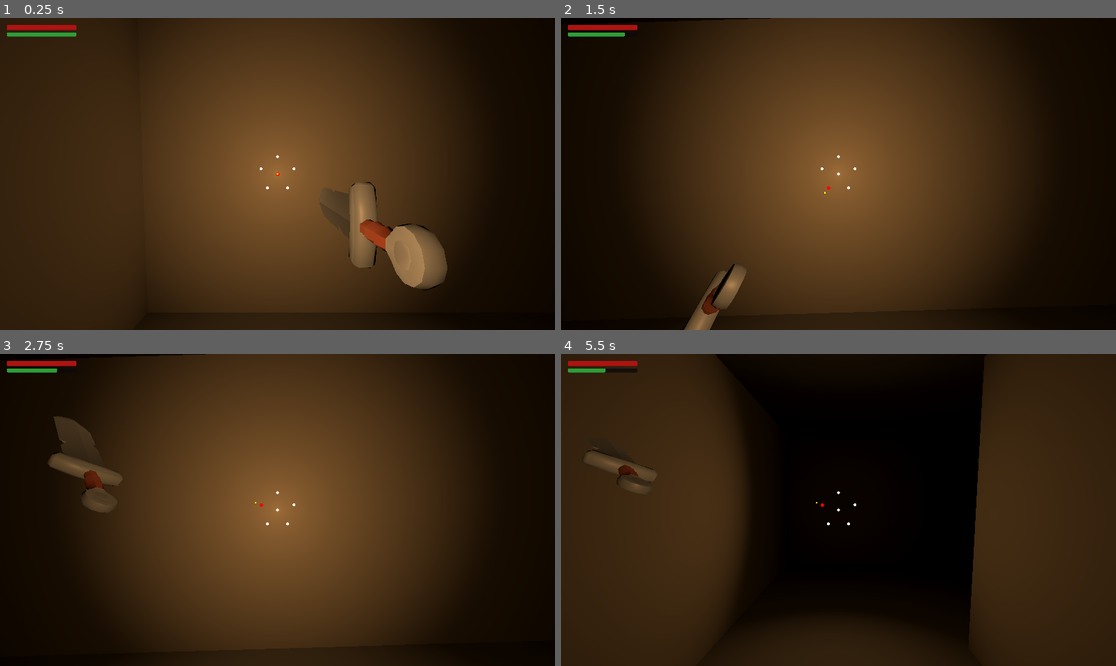
Above: before the commit, frames 1-4 (two rows, left to right).
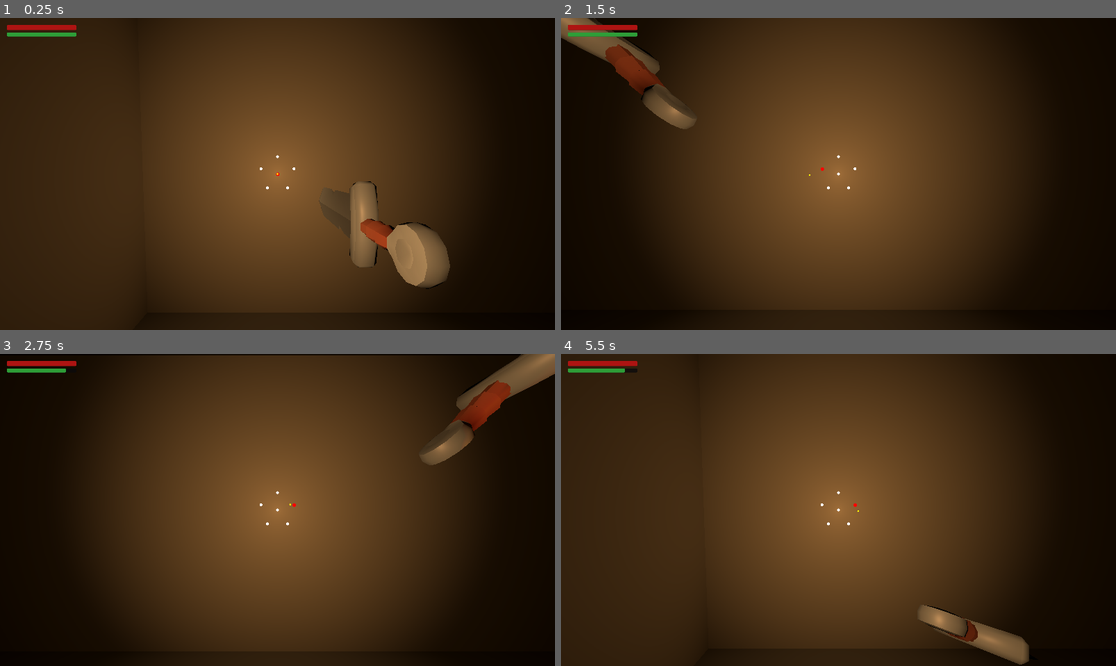
Above: after the commit, the same moments.

Repository: MendelDdS/pdc-godot
Game: Godot game, scene res://scenes/main.tscn
Same seed, same stepped clock (60 frames per second), same inputs: the game is played once before the commit and once after it.
Inputs (mouse positions are in pixels of both pictures, inside the frame that each line leads up to):
- Up to frame 1 (0.25 s): no input
- Up to frame 2 (1.5 s): move the mouse to (866, 174) at 0.52 s; hold D (Right strafe) 0.53-1.28 s; click (866, 174) at 0.6 s; move the mouse to (810, 174) at 1.27 s; hold Down (Back) from 1.28 s (still down); tap Up (Foward) at 1.35 s
- Up to frame 3 (2.75 s): click (249, 510) at 1.55 s; move the mouse to (288, 503) at 2.02 s; release Down (Back) at 2.03 s; hold D (Right strafe) from 2.03 s (still down); click (288, 503) at 2.1 s
- Up to frame 4 (5.5 s): move the mouse to (832, 516) at 2.77 s; right-click (832, 516) at 2.85 s; click (832, 516) at 3.05 s; move the mouse to (877, 513) at 3.52 s; release D (Right strafe) at 3.53 s; hold A (Left strafe) 3.53-5.03 s; click (877, 513) at 3.6 s; move the mouse to (794, 506) at 4.27 s; tap Up (Foward) at 4.35 s; click (794, 506) at 4.55 s; move the mouse to (844, 510) at 5.02 s; hold Down (Back) from 5.03 s (still down); click (844, 510) at 5.1 s

The runs differ from the first frame. In frame 1, 0.5% of the frame differs, in the area x 57-82%, y 52-88%; in frame 2, 3.3%; in frame 3, 4.1%; in frame 4, 58%, in the area x 4-100%, y 0-100%.

Commit message:
fix(#0000): fix combat transition

Diff:
--- a/scenes/actors/player/player.gd
+++ b/scenes/actors/player/player.gd
@@ -72,11 +72,6 @@
 var stamina_regen_delay_timer: float = 0.0
 var mana_regen_delay_timer: float = 0.0
 
-const ATTACK_RECOVERY_DELAY: float = 0.0
-
-var attack_recovering: bool = false
-var attack_recovery_timer: float = 0.0
-
 func _ready() -> void:
 	print("Character created: " + player_name)
 	base_camera_y = camera.position.y
@@ -104,8 +99,8 @@
 	handle_movement_input()
 	handle_combat_input()
 	_update_resources(delta)
-	_update_attack_recovery(delta)
 	update_weapon_stance(delta)
+	_update_attack_availability()
 
 func _input(event: InputEvent) -> void:
 	if event is InputEventMouseMotion:
@@ -128,7 +123,7 @@
 		return
 
 	if _is_using_staff():
-		if Input.is_action_just_pressed("Item Action") and can_attack and not is_defending:
+		if Input.is_action_just_pressed("Item Action") and _can_start_attack_input() and not is_defending:
 			if _has_mana_for_spell():
 				active_weapon_combat.start_draw(combat_ui.current_direction)
 			else:
@@ -140,7 +135,7 @@
 				perform_attack()
 			elif cast_result["valid"]:
 				_flash_mana_denied()
-	elif Input.is_action_just_pressed("Item Action") and can_attack and not is_defending:
+	elif Input.is_action_just_pressed("Item Action") and _can_start_attack_input() and not is_defending:
 		perform_attack()
 
 func is_blocking() -> bool:
@@ -214,14 +209,6 @@
 	tween.tween_property(weapon_pivot, "position", original_pos, 0.06)
 	tween.parallel().tween_property(weapon_pivot, "quaternion", original_quat, 0.06)
 
-func _update_attack_recovery(delta: float) -> void:
-	if not attack_recovering:
-		return
-
-	attack_recovery_timer -= delta
-	if attack_recovery_timer <= 0.0:
-		attack_recovering = false
-
 func _update_resources(delta: float) -> void:
 	if stamina_regen_delay_timer > 0.0:
 		stamina_regen_delay_timer -= delta
@@ -277,7 +264,7 @@
 		resources_ui.flash_mana_denied()
 
 func update_weapon_stance(delta: float) -> void:
-	if active_weapon_combat == null or is_attacking or attack_recovering:
+	if active_weapon_combat == null or is_attacking:
 		return
 
 	var result: Dictionary = active_weapon_combat.update_weapon_stance(delta, is_defending, DEFENSE_STANCE, not is_moving and not is_rotating)
@@ -286,7 +273,7 @@
 		block_ready_msec = Time.get_ticks_msec()
 
 func perform_attack() -> void:
-	if is_attacking or not can_attack or active_weapon_combat == null:
+	if not _can_start_attack_input() or active_weapon_combat == null:
 		return
 	if _is_using_sword() and not _consume_stamina(sword_attack_stamina_cost):
 		return
@@ -295,7 +282,6 @@
 	can_attack = false
 	active_attack_is_critical = _consume_critical_attack_window() or (queued_magic_is_critical if _is_using_staff() else false)
 	queued_magic_is_critical = false
-	combat_ui.is_locked = true
 	melee_ray.enabled = true
 
 	var attack_data: Dictionary = active_weapon_combat.build_attack_data(active_attack_is_critical)
@@ -346,15 +332,26 @@
 
 func _on_attack_animation_finished_event(next_stance: int, _final_pos: Vector3, _final_rot: Vector3) -> void:
 	is_attacking = false
-	attack_recovering = false
-	attack_recovery_timer = 0.0
-	can_attack = true
-	combat_ui.is_locked = false
 	melee_ray.enabled = false
 	active_attack_is_critical = false
 	active_attack_context.clear()
 	if active_weapon_combat != null:
 		active_weapon_combat.on_attack_finished(next_stance)
+	can_attack = not _is_using_sword()
+
+func _can_start_attack_input() -> bool:
+	if is_attacking:
+		return false
+	if _is_using_sword():
+		return active_weapon_combat != null and active_weapon_combat.has_method("is_ready_for_attack") and active_weapon_combat.is_ready_for_attack()
+
+	return can_attack
+
+func _update_attack_availability() -> void:
+	if not _is_using_sword() or is_attacking or active_weapon_combat == null:
+		return
+	if active_weapon_combat.has_method("is_ready_for_attack"):
+		can_attack = active_weapon_combat.is_ready_for_attack()
 
 func _check_hit() -> void:
 	melee_ray.force_raycast_update()
@@ -499,7 +496,7 @@
 	if active_weapon_combat == null:
 		return
 
-	active_weapon_combat.handle_direction_changed(dir_index, is_attacking, combat_ui.is_locked)
+	active_weapon_combat.handle_direction_changed(dir_index, is_attacking, false)
 
 func handle_movement_input() -> void:
 	if is_moving or is_rotating or is_attacking:
--- a/scenes/actors/player/sword_combat.gd
+++ b/scenes/actors/player/sword_combat.gd
@@ -1,13 +1,15 @@
 extends Node
 class_name SwordCombat
 
-const STANCE_TRANSITION_DURATION: float = 0.22
-const DEFENSE_TRANSITION_SPEED: float = 28.0
-const STANCE_ROTATE_SPEED: float = 12.0
-const BOTTOM_CROSS_TRANSITION_DURATION: float = 0.45
+const STANCE_TRANSITION_DURATION: float = .15
+const DEFENSE_TRANSITION_SPEED: float = 25.0
+const STANCE_ROTATE_SPEED: float = 15.0
+const BOTTOM_CROSS_TRANSITION_DURATION: float = 0.35
 const BOTTOM_CROSS_ARC_HEIGHT: float = 0.85
 const DEFENSE_READY_DISTANCE: float = 0.04
 const DEFENSE_READY_ROT_DOT: float = 0.995
+const ATTACK_READY_DISTANCE: float = 0.09
+const ATTACK_READY_ROT_DOT: float = 0.99
 const BREATH_FREQ: float = 1.45
 const BREATH_POS_AMOUNT: Vector3 = Vector3(0.018, 0.028, 0.012)
 const BREATH_ROT_AMOUNT: Vector3 = Vector3(0.9, 0.35, 0.7)
@@ -34,6 +36,7 @@
 var stance_actual_start_quat: Quaternion = Quaternion.IDENTITY
 var stance_transition_elapsed: float = 0.0
 var breath_time: float = 0.0
+var queued_stance_index: int = -1
 
 func setup(ui: CombatUI, pivot: Node3D, player_camera: Camera3D) -> void:
 	combat_ui = ui
@@ -47,6 +50,7 @@
 	stance_transitioning = false
 	stance_transition_elapsed = 0.0
 	breath_time = randf() * TAU
+	queued_stance_index = -1
 
 func update_weapon_stance(delta: float, is_defending: bool, defense_stance: Dictionary, is_idle: bool = false) -> Dictionary:
 	var base_target_pos: Vector3 = target_stance_pos
@@ -108,9 +112,16 @@
 	}
 
 func handle_direction_changed(dir_index: int, is_attacking: bool, ui_locked: bool) -> void:
-	if is_attacking or ui_locked:
+	if ui_locked:
 		return
 
+	if is_attacking:
+		queued_stance_index = dir_index
+		return
+
+	_start_stance_transition(dir_index)
+
+func _start_stance_transition(dir_index: int) -> void:
 	stance_from_index = current_stance_index
 	stance_to_index = dir_index
 	stance_actual_start_pos = weapon_pivot.position
@@ -124,8 +135,6 @@
 func build_attack_data(active_critical: bool) -> Dictionary:
 	var attack_from_stance := current_stance_index
 	var next_stance := _get_next_stance_after_attack(attack_from_stance)
-	if combat_ui != null:
-		combat_ui.set_direction(next_stance)
 
 	var original_pos: Vector3 = STANCES[attack_from_stance]["pos"]
 	var original_quat := _degrees_to_quat(STANCES[attack_from_stance]["rot"])
@@ -163,6 +172,24 @@
 	target_stance_pos = STANCES[next_stance]["pos"]
 	target_stance_rot = STANCES[next_stance]["rot"]
 	stance_transitioning = false
+	if queued_stance_index >= 0:
+		var next_queued := queued_stance_index
+		queued_stance_index = -1
+		if next_queued != next_stance:
+			_start_stance_transition(next_queued)
+	elif combat_ui != null:
+		combat_ui.set_direction(next_stance)
+
+func is_ready_for_attack() -> bool:
+	if weapon_pivot == null or stance_transitioning or queued_stance_index >= 0:
+		return false
+	if combat_ui != null and current_stance_index != combat_ui.current_direction:
+		return false
+
+	var target_quat := _degrees_to_quat(target_stance_rot)
+	var position_ready := weapon_pivot.position.distance_to(target_stance_pos) <= ATTACK_READY_DISTANCE
+	var rotation_ready := absf(weapon_pivot.quaternion.dot(target_quat)) >= ATTACK_READY_ROT_DOT
+	return position_ready and rotation_ready
 
 func _build_attack_pose(from_stance: int, original_pos: Vector3, original_quat: Quaternion) -> Dictionary:
 	match from_stance:
--- a/scenes/ui/combat_ui.gd
+++ b/scenes/ui/combat_ui.gd
@@ -19,7 +19,6 @@
 var center_threshold: float = 30.0
 var max_distance: float = 100.0
 var mouse_sensitivity: float = 1 # Ajuste este valor para diminuir a sensibilidade
-var is_locked: bool = false
 var magic_trace: Array[int] = []
 
 func _ready() -> void:
@@ -54,9 +53,6 @@
 	return point.position + point.size * 0.5
 
 func handle_mouse_movement(relative_mouse: Vector2) -> void:
-	if is_locked:
-		return
-
 	virtual_mouse_pos += relative_mouse * mouse_sensitivity
 
 	# Limit mouse distance
